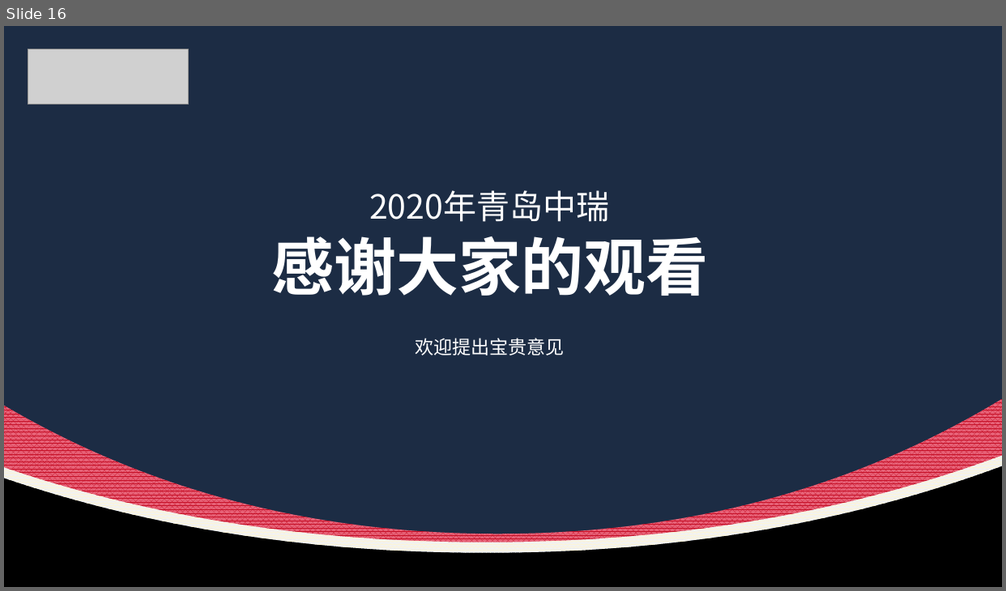
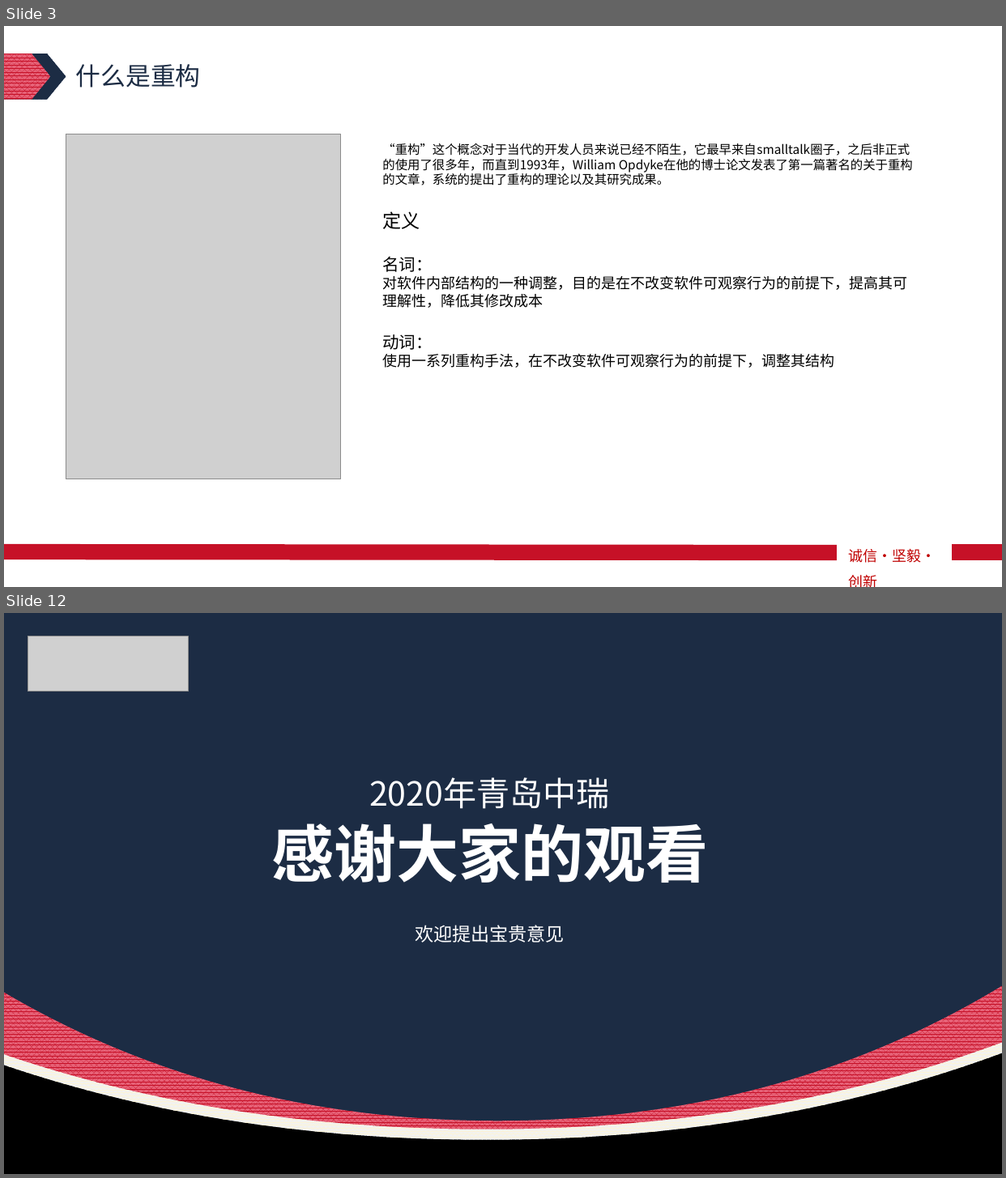
Before and after one commit to Algebrafly/algebra_demo, a slide deck: demo-api/src/main/resources/设计模式原则知识分享.pptx. Shown one above the other, each under a label of ours: slide 16 before the commit, slides 3 and 12 after it; the slides between them are not shown. The pictures are 1006x591 and 1006x1178 pixels, drawn with LibreOffice and Linux fonts; fonts in the diff are those of the drawing; grey boxes stand for pictures. Boxes give left, top, right and bottom in pixels: in the first picture for what was removed or moved away, otherwise in the second. Text is boxed around its words. In the diff, an @@ line names an element or a change of style, - is before the commit and + after.

```diff
--- a/demo-api/src/main/resources/设计模式原则知识分享.pptx
+++ b/demo-api/src/main/resources/设计模式原则知识分享.pptx
@@ slide 3 added at (4,26,1002,587), background #FFFFFF; not listed: 2 template elements that a slide beside it also shows @@
@@ freeform shape added at (4,54,66,100), fill #1C2C44 @@
@@ freeform shape added at (4,54,51,99), fill pattern #C61027 on #E76278 @@
@@ text added at (76,64,201,88), 24 pt, text #1C2C44 @@
+什么是重构
@@ picture added at (66,134,341,479) @@
@@ text added at (382,143,910,368), 12 pt, text #000000 @@
+“重构”这个概念对于当代的开发人员来说已经不陌生，它最早来自smalltalk圈子，之后非正式的使用了很多年，而直到1993年，William Opdyke在他的博士论文发表了第一篇著名的关于重构的文章，系统的提出了重构的理论以及其研究成果。
+定义
+名词：
+对软件内部结构的一种调整，目的是在不改变软件可观察行为的前提下，提高其可理解性，降低其修改成本
+动词：
+使用一系列重构手法，在不改变软件可观察行为的前提下，调整其结构
@@ line added from (837, 553) to (4, 552), #C61127 15 pt @@
@@ text added at (849,549,936,563), 14 pt, text #C00000 @@
+诚信·坚毅·创新
@@ line added from (1002, 552) to (953, 552), #C61127 15 pt @@
@@ what was slide 16 is now slide 12 @@
```
Also in this commit, not shown: 2 slides changed, 8 other slides added, 13 slides removed, 1 other file.
